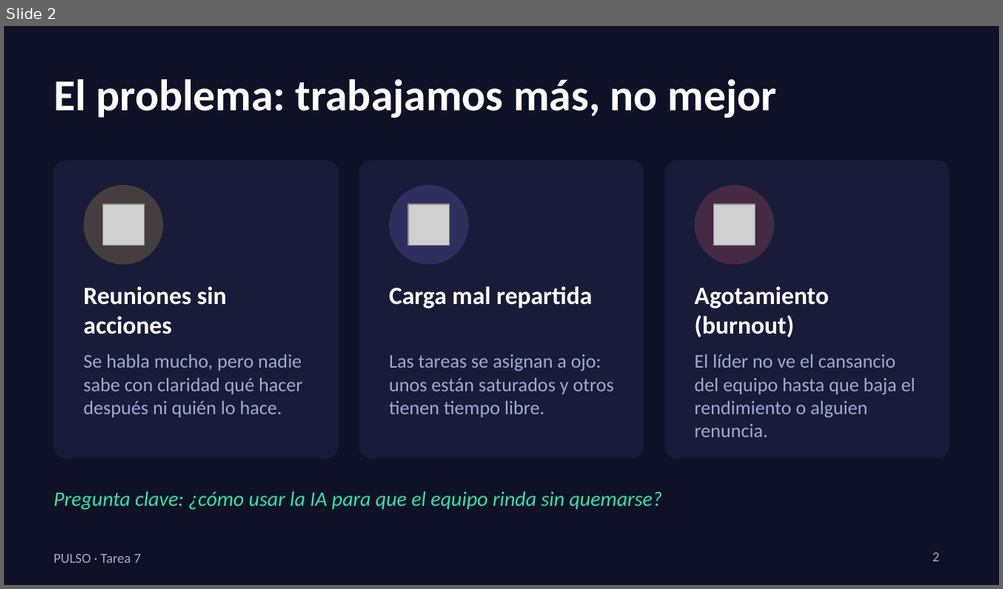
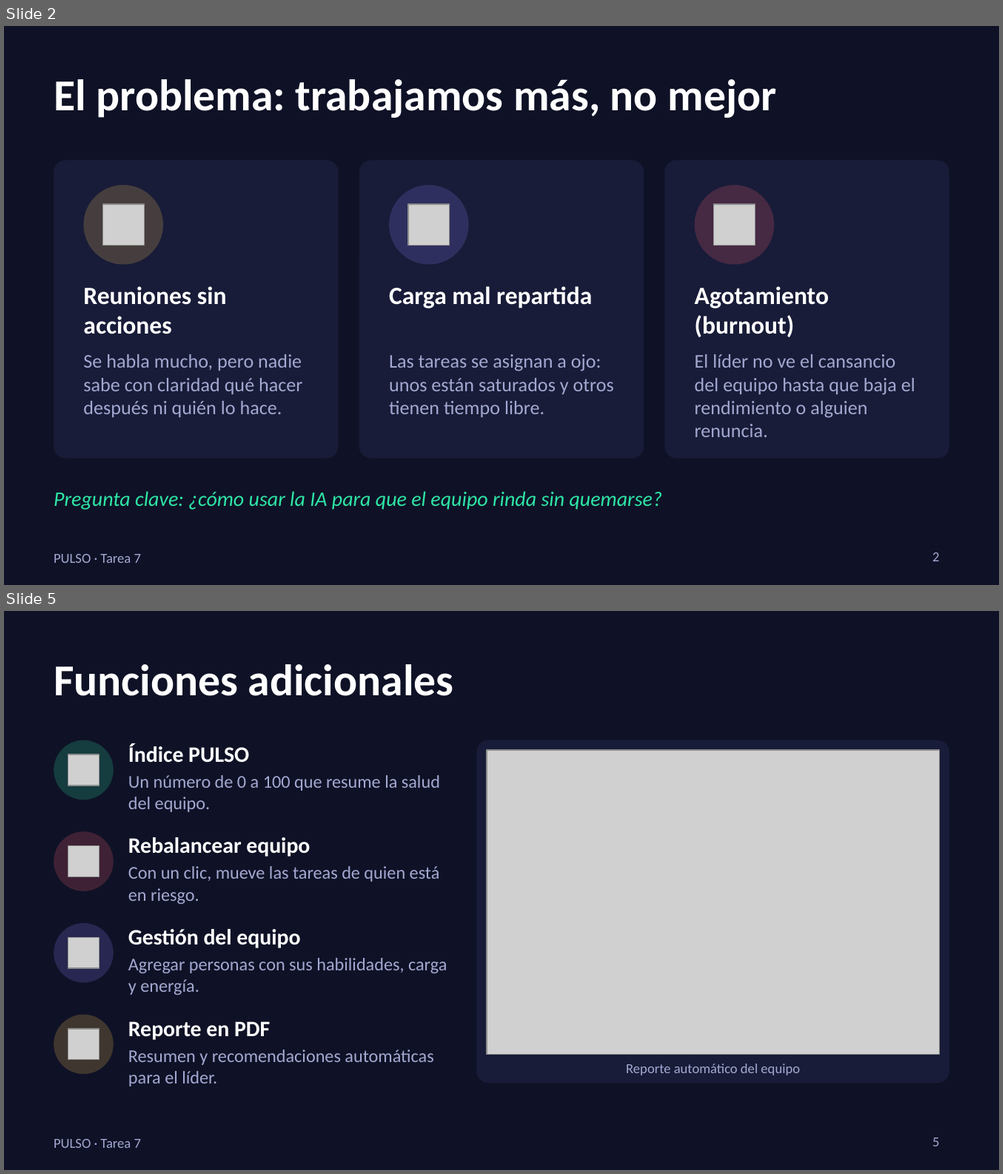
Before and after one commit to Naimer31/pulso-tarea7, a slide deck: PULSO_Tarea7.pptx. Shown one above the other, each under a label of ours: slide 2 before the commit, slides 2 and 5 after it; the slides between them are not shown. The pictures are 1003x589 and 1003x1174 pixels, drawn with LibreOffice and Linux fonts; fonts in the diff are those of the drawing; grey boxes stand for pictures. Boxes give left, top, right and bottom in pixels: in the first picture for what was removed or moved away, otherwise in the second. Text is boxed around its words. In the diff, an @@ line names an element or a change of style, - is before the commit and + after.

```diff
--- a/PULSO_Tarea7.pptx
+++ b/PULSO_Tarea7.pptx
@@ slide 5 added at box(4, 611, 999, 1170), background #0F1226; not listed: 1 template element that a slide beside it also shows @@
@@ title added at box(54, 664, 454, 696), 32 pt, text #FFFFFF, bold @@
+Funciones adicionales
@@ ellipse added at box(54, 741, 114, 800), fill #2EE6A6 at 20% opacity @@
@@ text added at box(128, 743, 249, 763), 16 pt, text #FFFFFF, bold @@
+Índice PULSO
@@ rounded rectangle added at box(476, 741, 949, 1083), fill #181C38 @@
@@ picture added at box(68, 755, 99, 785) @@
@@ picture added at box(486, 750, 939, 1054) @@
@@ text added at box(128, 775, 440, 812), 13 pt, text #A3A8D1 @@
+Un número de 0 a 100 que resume la salud del equipo.
@@ ellipse added at box(54, 832, 114, 891), fill #FF5D73 at 20% opacity @@
@@ picture added at box(68, 846, 99, 877) @@
@@ text added at box(128, 837, 310, 857), 16 pt, text #FFFFFF, bold @@
+Rebalancear equipo
@@ text added at box(128, 866, 440, 904), 13 pt, text #A3A8D1 @@
+Con un clic, mueve las tareas de quien está en riesgo.
@@ ellipse added at box(54, 923, 114, 983), fill #8B7BFF at 20% opacity @@
@@ picture added at box(68, 937, 99, 968) @@
@@ text added at box(128, 929, 300, 948), 16 pt, text #FFFFFF, bold @@
+Gestión del equipo
@@ text added at box(128, 958, 447, 995), 13 pt, text #A3A8D1 @@
+Agregar personas con sus habilidades, carga y energía.
@@ ellipse added at box(54, 1015, 114, 1074), fill #FFC857 at 20% opacity @@
@@ picture added at box(68, 1028, 99, 1059) @@
@@ text added at box(128, 1022, 270, 1040), 16 pt, text #FFFFFF, bold @@
+Reporte en PDF
@@ text added at box(128, 1050, 433, 1087), 13 pt, text #A3A8D1 @@
+Resumen y recomendaciones automáticas para el líder.
@@ text added at box(626, 1064, 800, 1076), 10 pt, text #A3A8D1 @@
+Reporte automático del equipo
@@ page number added at box(932, 1138, 939, 1147), 10 pt, text #A3A8D1 @@
+5
```
Also in this commit, not shown: 2 slides changed, 4 other files.
